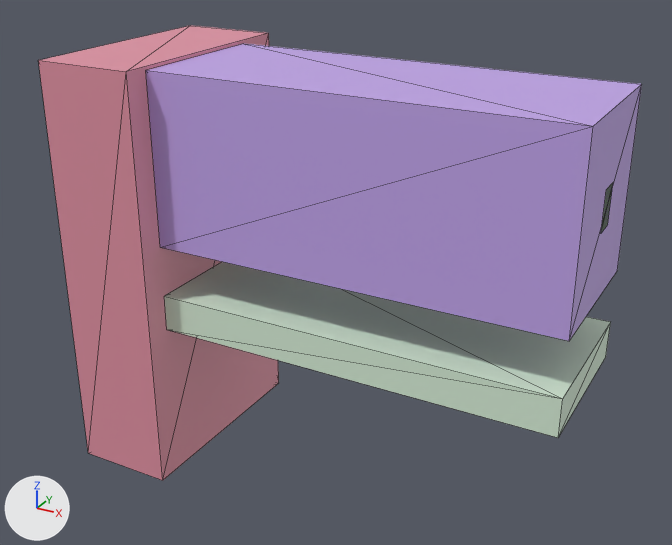
One commit to the glTF model max_5_occ_large/glb/199516_pred.glb: the scene before it, then after it.
The view is the same before and after, from a 50 mm camera at (10.27, -11.52, 11.73) aimed at (4.78, -1.54, 6.74). The lights are fixed; the arrows at lower left show +X, +Y and +Z. The picture after the commit comes second. Mesh edges are drawn as thin lines. Where no turn or scale is listed for an object, it has been applied to the vertices.

The scene before the commit, as lines of its bpy script (objects in view):
```python
me_geometry_1 = bpy.data.meshes.new('geometry_1')
me_geometry_1.from_pydata(...)  # a box spanning x 1.43..2.83, y -3.1..0.0, z 3.7..9.5
me_geometry_1.materials.append(mat_defaultmaterial)
me_geometry_2 = bpy.data.meshes.new('geometry_2')
me_geometry_2.from_pydata(...)  # a box spanning x 2.83..8.23, y -2.75..-0.65, z 5.95..6.45
me_geometry_2.materials.append(mat_defaultmaterial_001)
me_geometry_3 = bpy.data.meshes.new('geometry_3')
me_geometry_3.from_pydata(...)  # a box spanning x 2.83..8.23, y -2.75..-0.65, z 7.15..9.45
me_geometry_3.materials.append(mat_defaultmaterial_002)
me_geometry_4 = bpy.data.meshes.new('geometry_4')
me_geometry_4.from_pydata(...)  # a box spanning x 2.83..8.23, y -1.85..-1.55, z 8.05..8.55
me_geometry_4.materials.append(mat_defaultmaterial_003)
ob_geometry_1 = bpy.data.objects.new('geometry_1', me_geometry_1)
ob_geometry_1.location = (0.0, 0.0, 0.0)
ob_geometry_2 = bpy.data.objects.new('geometry_2', me_geometry_2)
ob_geometry_2.location = (0.0, 0.0, 0.0)
ob_geometry_3 = bpy.data.objects.new('geometry_3', me_geometry_3)
ob_geometry_3.location = (0.0, 0.0, 0.0)
ob_geometry_4 = bpy.data.objects.new('geometry_4', me_geometry_4)
ob_geometry_4.location = (0.0, 0.0, 0.0)
```
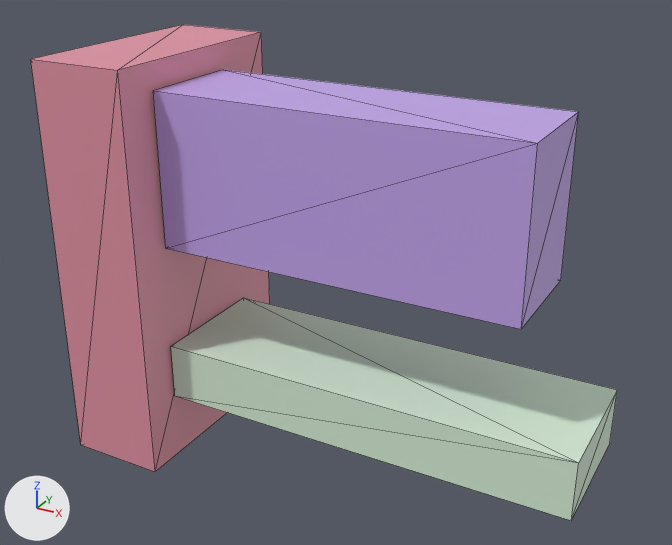
The change, as a list of edits to the scene's bpy script:
```text
Change me_geometry_1:
    used by ob_geometry_1; location = (0.0, 0.0, 0.0)
    remove me_geometry_1.from_pydata(...)  # 8 vertices, 12 faces; spans x 1.43..2.83, y -3.1..0.0, z 3.7..9.5
    add me_geometry_1.from_pydata(...)  # 8 vertices, 12 faces; spans x 1.3..2.7, y -3.1..0.0, z 3.81..9.51
    me_geometry_1 part 1: the whole mesh is scaled about its middle by (1, 1, 0.983), then moved by (-0.13, 0.0, 0.05)
Change me_geometry_2:
    used by ob_geometry_2; location = (0.0, 0.0, 0.0)
    remove me_geometry_2.from_pydata(...)  # 8 vertices, 12 faces; spans x 2.83..8.23, y -2.75..-0.65, z 5.95..6.45
    add me_geometry_2.from_pydata(...)  # 8 vertices, 12 faces; spans x 2.75..8.45, y -2.6..-0.8, z 4.81..5.61
    me_geometry_2 part 2
    me_geometry_2.vertices[0].co: (2.83, -0.65, 5.95) -> (2.75, -0.8, 4.81)
    me_geometry_2.vertices[1].co: (2.83, -2.75, 5.95) -> (2.75, -2.6, 4.81)  # pixel (166, 329) -> pixel (174, 395)
    me_geometry_2.vertices[2].co: (2.83, -0.65, 6.45) -> (2.75, -0.8, 5.61)  # not seen -> pixel (243, 297)
    me_geometry_2.vertices[3].co: (2.83, -2.75, 6.45) -> (2.75, -2.6, 5.61)  # pixel (164, 296) -> pixel (170, 346)
    me_geometry_2.vertices[4].co: (8.23, -0.65, 5.95) -> (8.45, -0.8, 4.81)  # pixel (605, 356) -> pixel (609, 442)
    me_geometry_2.vertices[5].co: (8.23, -2.75, 5.95) -> (8.45, -2.6, 4.81)  # pixel (558, 437) -> pixel (571, 520)
    me_geometry_2.vertices[6].co: (8.23, -0.65, 6.45) -> (8.45, -0.8, 5.61)  # pixel (610, 321) -> pixel (617, 389)
    me_geometry_2.vertices[7].co: (8.23, -2.75, 6.45) -> (8.45, -2.6, 5.61)  # pixel (562, 398) -> pixel (578, 462)
Change me_geometry_3:
    used by ob_geometry_3; location = (0.0, 0.0, 0.0)
    remove me_geometry_3.from_pydata(...)  # 8 vertices, 12 faces; spans x 2.83..8.23, y -2.75..-0.65, z 7.15..9.45
    add me_geometry_3.from_pydata(...)  # 8 vertices, 12 faces; spans x 2.75..7.65, y -2.55..-1.05, z 7.06..9.16
    me_geometry_3 part 3: the whole mesh is scaled about its middle by (0.907, 0.714, 0.913), then moved by (-0.33, -0.1, -0.2)
Remove ob_geometry_4:
    ob_geometry_4 = bpy.data.objects.new('geometry_4', me_geometry_4)
    ob_geometry_4.location = (0.0, 0.0, 0.0)
```

Boxes (x1, y1, x2, y2) around the edits, measured in the pictures (672 x 545 px):
'geometry_3', moved, rescaled (14% narrower, 13% shorter)
    before: (146, 43, 642, 341)
    after: (153, 69, 579, 329)
'geometry_2', reshaped
    before: (164, 262, 610, 438)
    after: (171, 298, 617, 521)
'geometry_1', rescaled
    before: (38, 25, 279, 480)
    after: (31, 25, 270, 472)
'geometry_4', deleted
    before: (601, 183, 613, 231)
